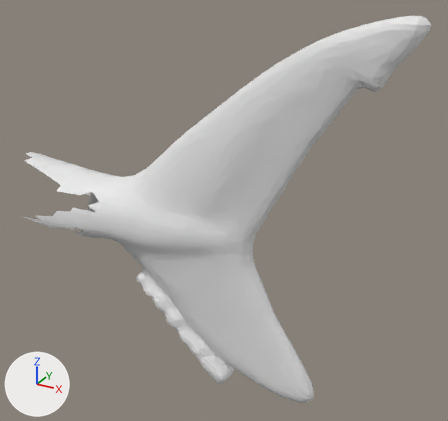
An edit to the glTF model generated_data/test/test_segmented_hybrid/shark_dec/tail.glb, drawn before and after from the same camera.
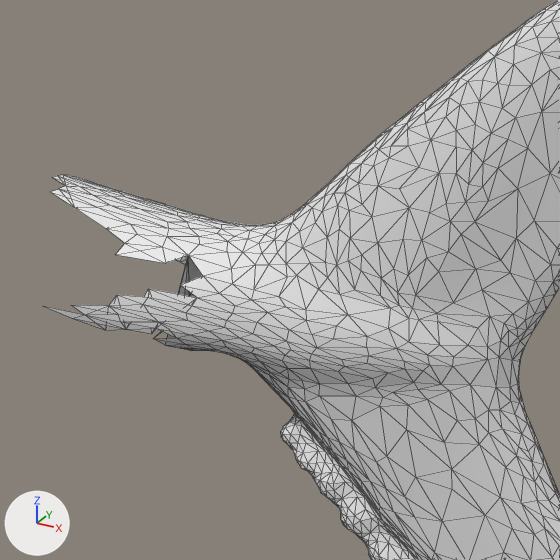
Each version is shown whole from a 50 mm camera at (1.067, -0.563, 0.358) aimed at (0.744, 0.024, 0.064), then close up on the part from 0% to 61% of the width and 16% to 81% of the height. The lights are fixed; the arrows at lower left show +X, +Y and +Z. The first two pictures are the older version. The close-ups show mesh edges as thin lines. Where no turn or scale is listed for an object, it has been applied to the vertices.

Objects in the first close-up: 'geometry_0'.
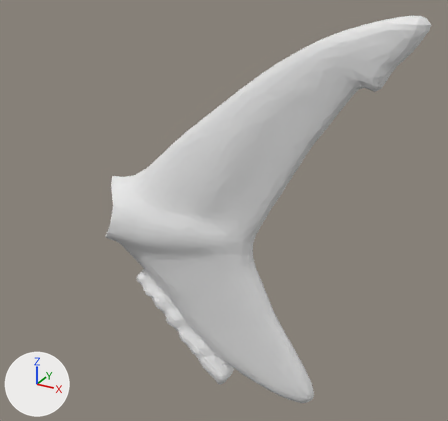
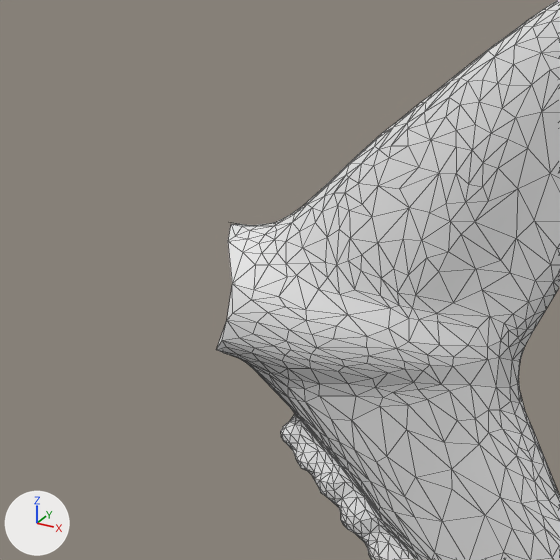
Changed parts and their boxes [x1, y1, x2, y2] in the close-ups (560 x 560 px):
'geometry_0', reshaped
    before: [44, 0, 560, 560]
    after: [216, 0, 560, 560]
part 1 of me_geometry_0, cut back
    before: [44, 175, 300, 424]
    after: [216, 224, 300, 424]

The edits, one by one:
me_geometry_0 is used by ob_geometry_0; location (0.0, 0.0, 0.0).
me_geometry_0 had 1779 vertices, 3538 faces and spanned x 0.454..0.957, y -0.053..0.059, z -0.165..0.297.
me_geometry_0 now has 1632 vertices, 3253 faces and spans x 0.571..0.957, y -0.039..0.048, z -0.165..0.297.
Part 1, on me_geometry_0:
147 vertices are removed from x 0.454..0.629, y -0.053..0.059, z -0.001..0.095.
334 faces are deleted.
49 new faces join them.
